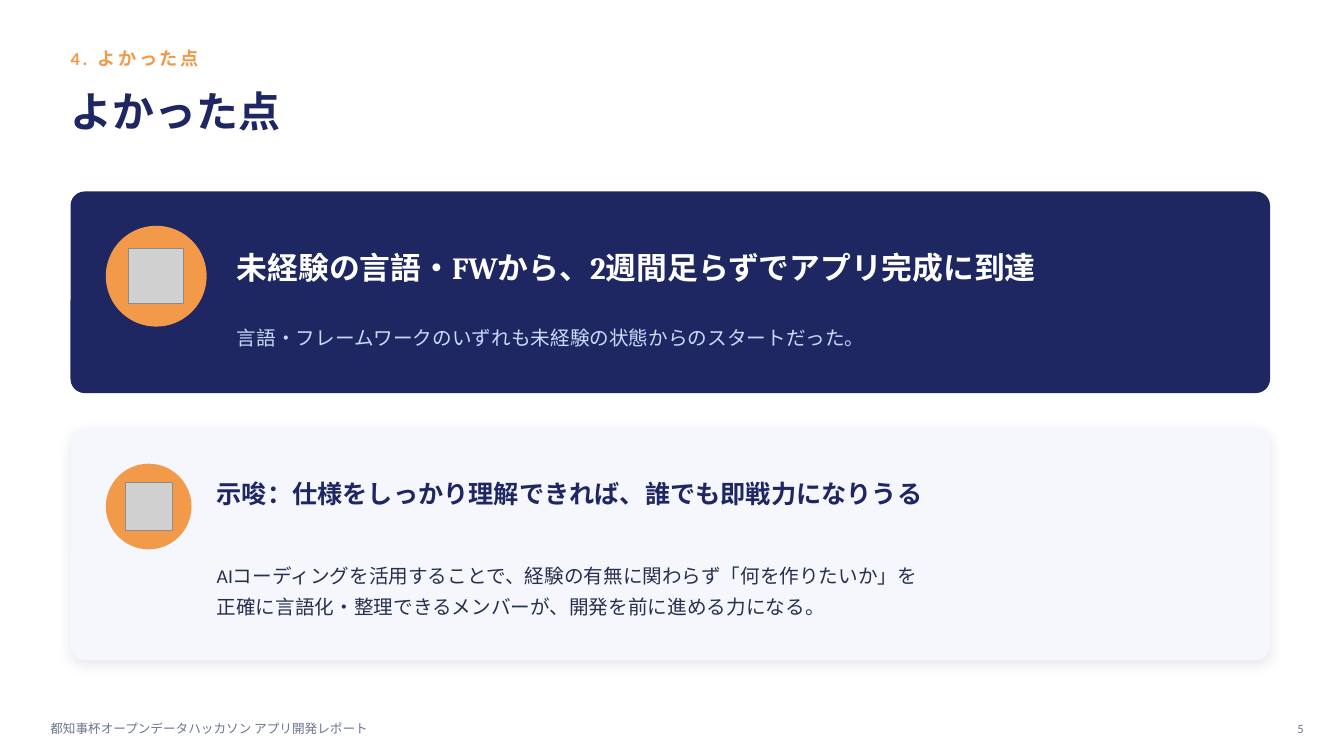
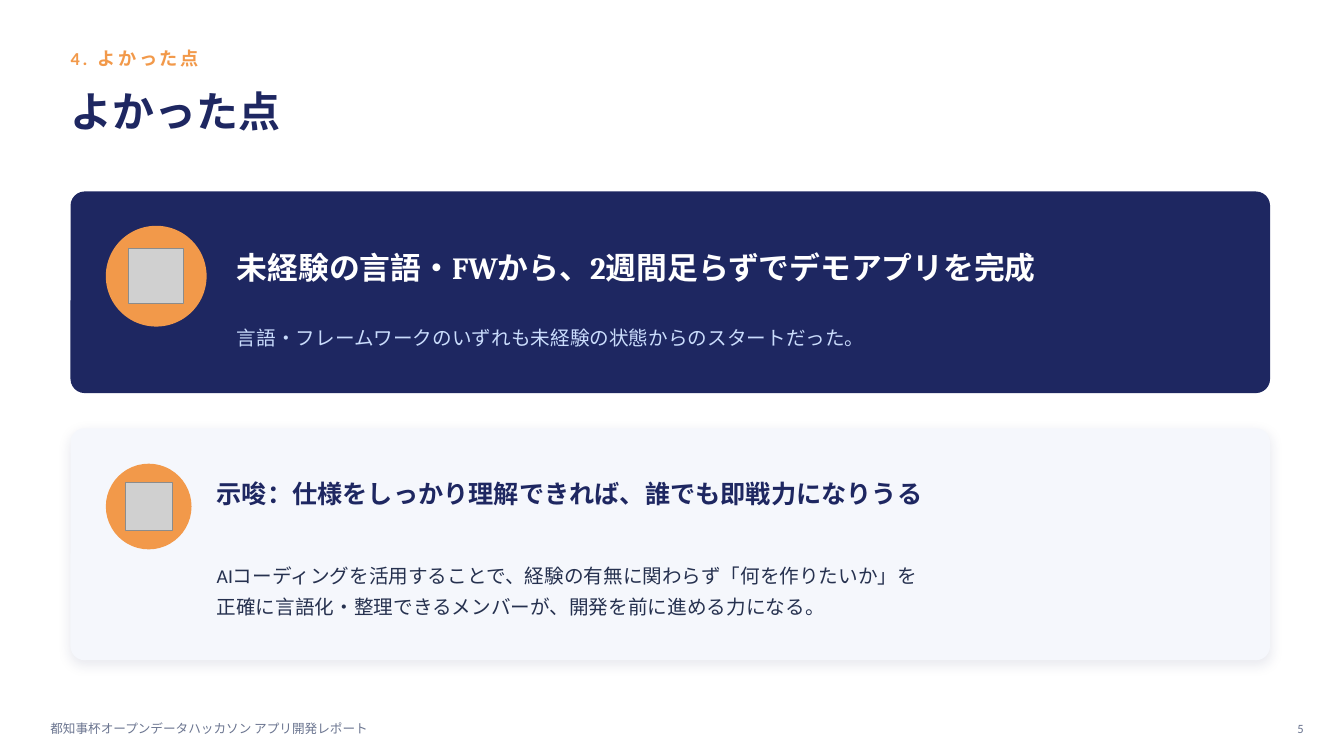
Before and after one commit to TatsuyaSoma/OpenDataHackathon2026_ASH, a slide deck: slide 5 of docs/presentations/9-11_部会発表_ひといきアプリ開発レポート.pptx. Drawn at 1344x756 pixels with LibreOffice and Linux fonts; fonts in the diff are those of the drawing; grey boxes stand for pictures. Boxes give left, top, right and bottom in pixels: in the first picture for what was removed or moved away, otherwise in the second. Text is boxed around its words. In the diff, an @@ line names an element or a change of style, - is before the commit and + after.

```diff
--- a/docs/presentations/9-11_部会発表_ひといきアプリ開発レポート.pptx
+++ b/docs/presentations/9-11_部会発表_ひといきアプリ開発レポート.pptx
@@ text at bbox=[237, 252, 1036, 282]: text changed @@
-未経験の言語・FWから、2週間足らずでアプリ完成に到達
+未経験の言語・FWから、2週間足らずでデモアプリを完成
```
Also in this commit, not shown: 6 other slides changed, 1 slide added.
